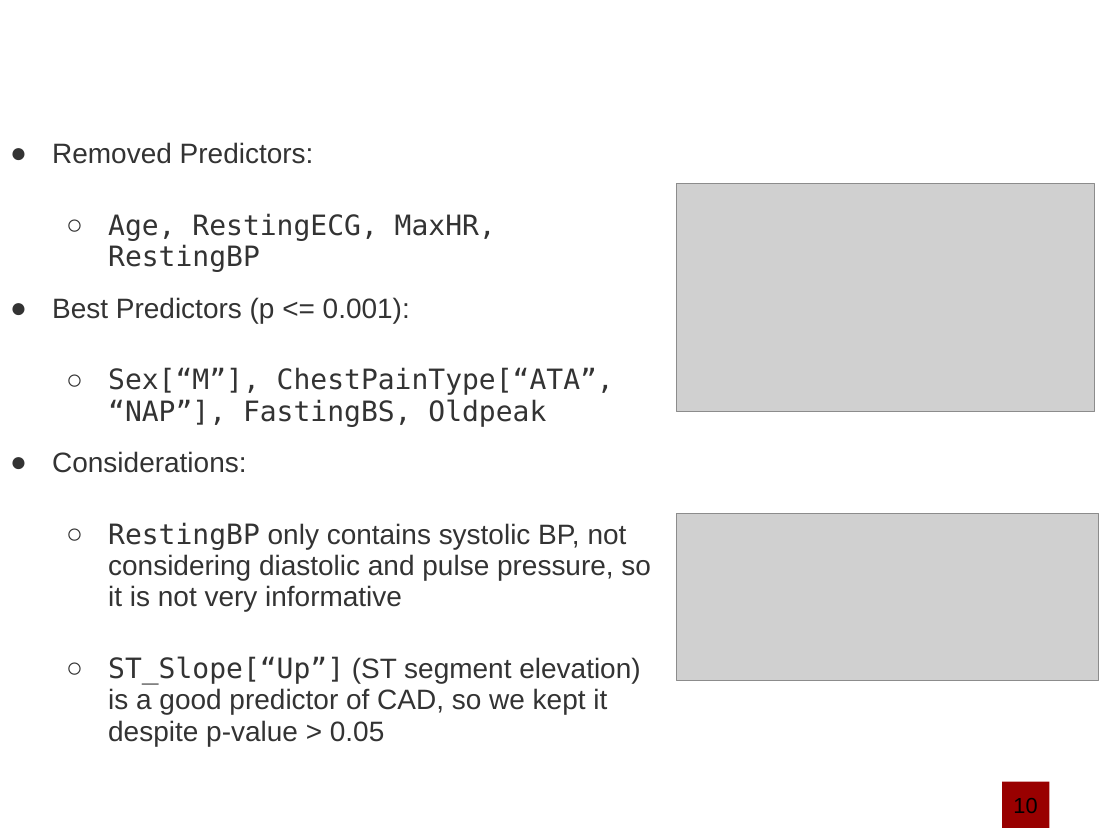
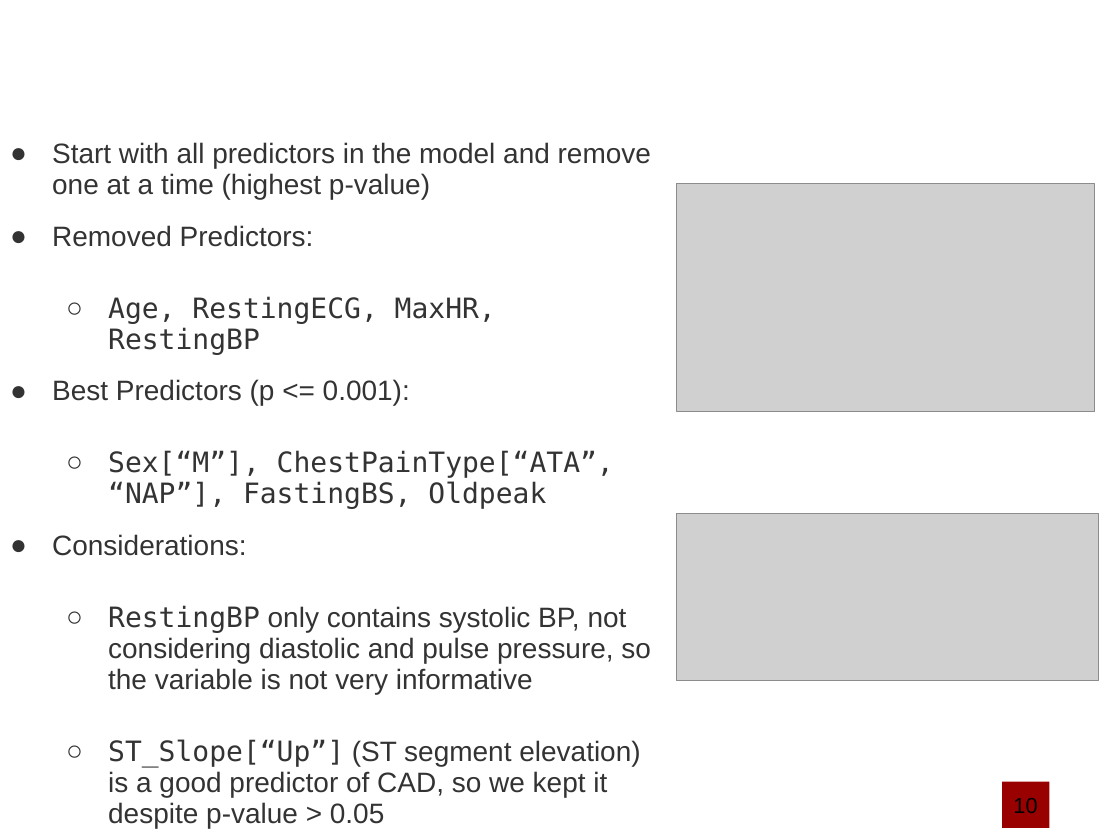
Before and after one commit to marcouderzo/CoronaryHeartDisease-Prediction, a slide deck: slide 12 of slides.pptx. Drawn at 1120x840 pixels with LibreOffice and Linux fonts; fonts in the diff are those of the drawing; grey boxes stand for pictures; background and template pictures are left out. Boxes give left, top, right and bottom in pixels: in the first picture for what was removed or moved away, otherwise in the second. Text is boxed around its words. In the diff, an @@ line names an element or a change of style, - is before the commit and + after.

```diff
--- a/slides.pptx
+++ b/slides.pptx
@@ text at bbox=[52, 142, 651, 200]: paragraph added @@
+● Start with all predictors in the model and remove one at a time (highest p-value)
@@ text at bbox=[108, 605, 651, 694]: text changed @@
-  ○ RestingBP only contains systolic BP, not considering diastolic and pulse pressure, so it is not very informative
+  ○ RestingBP only contains systolic BP, not considering diastolic and pulse pressure, so the variable is not very informative
```
Also in this commit, not shown: 6 other slides changed.
